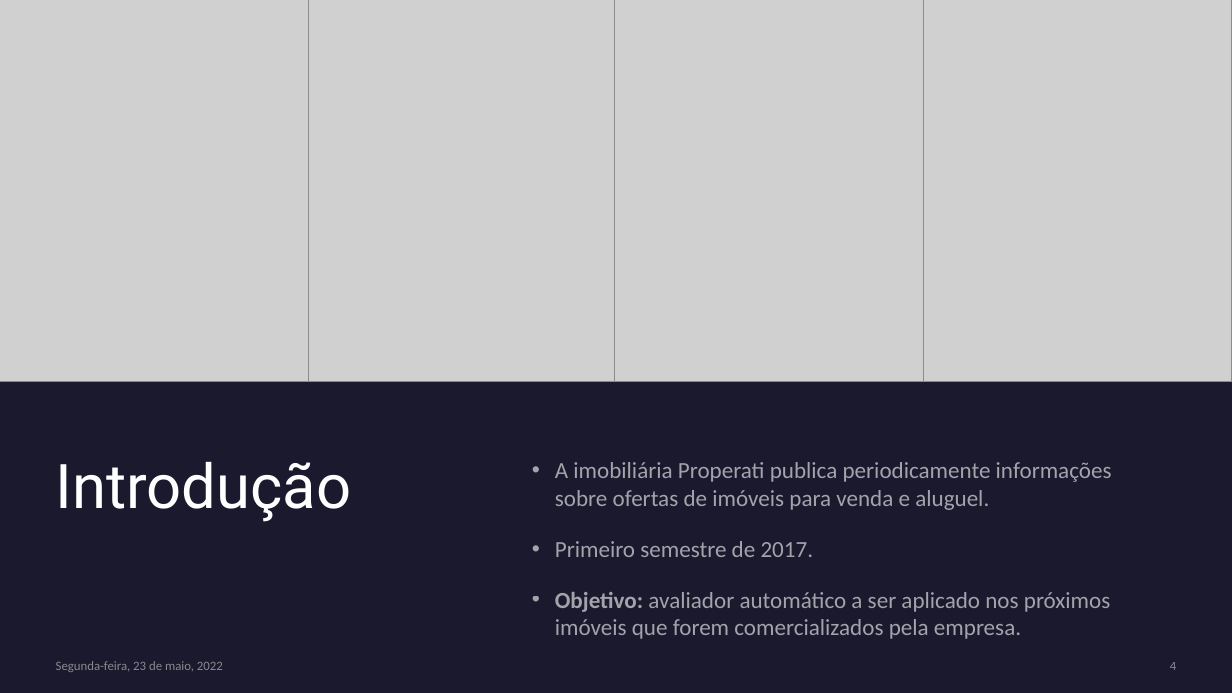
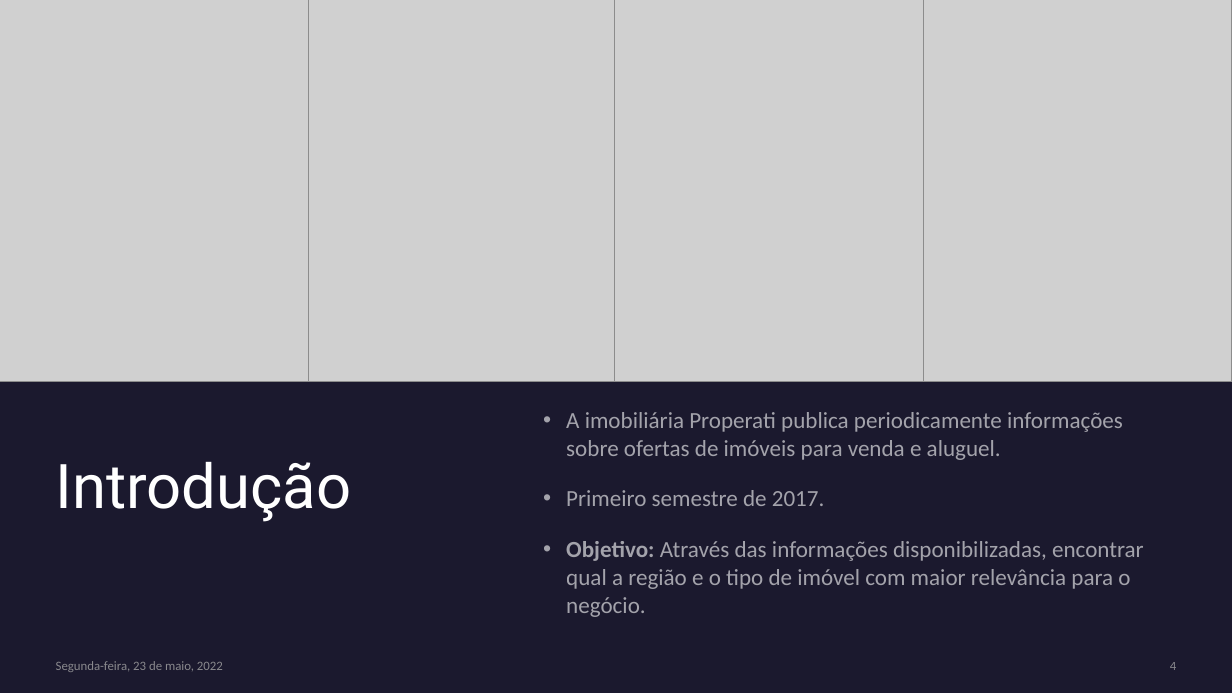
Before and after one commit to lidiambsouza/price_properties, a slide deck: slide 4 of Modelo Imobiliário.pptx. Drawn at 1232x693 pixels with LibreOffice and Linux fonts; fonts in the diff are those of the drawing; grey boxes stand for pictures. Boxes give left, top, right and bottom in pixels: in the first picture for what was removed or moved away, otherwise in the second. Text is boxed around its words. In the diff, an @@ line names an element or a change of style, - is before the commit and + after.

```diff
--- a/Modelo Imobiliário.pptx
+++ b/Modelo Imobiliário.pptx
@@ text "A imobiliária Properati publica periodicamente ...": place and size @@
-text "A imobiliária Properati publica periodicamente ..." at [555, 462, 1112, 639]
+text "A imobiliária Properati publica periodicamente ..." at [566, 412, 1144, 617]
@@ text at [566, 541, 1144, 617]: text changed @@
-• Objetivo: avaliador automático a ser aplicado nos próximos imóveis que forem comercializados pela empresa.
+• Objetivo: Através das informações disponibilizadas, encontrar qual a região e o tipo de imóvel com maior relevância para o negócio.
```
Also in this commit, not shown: 16 other slides changed, 1 slide added, 1 slide removed.
